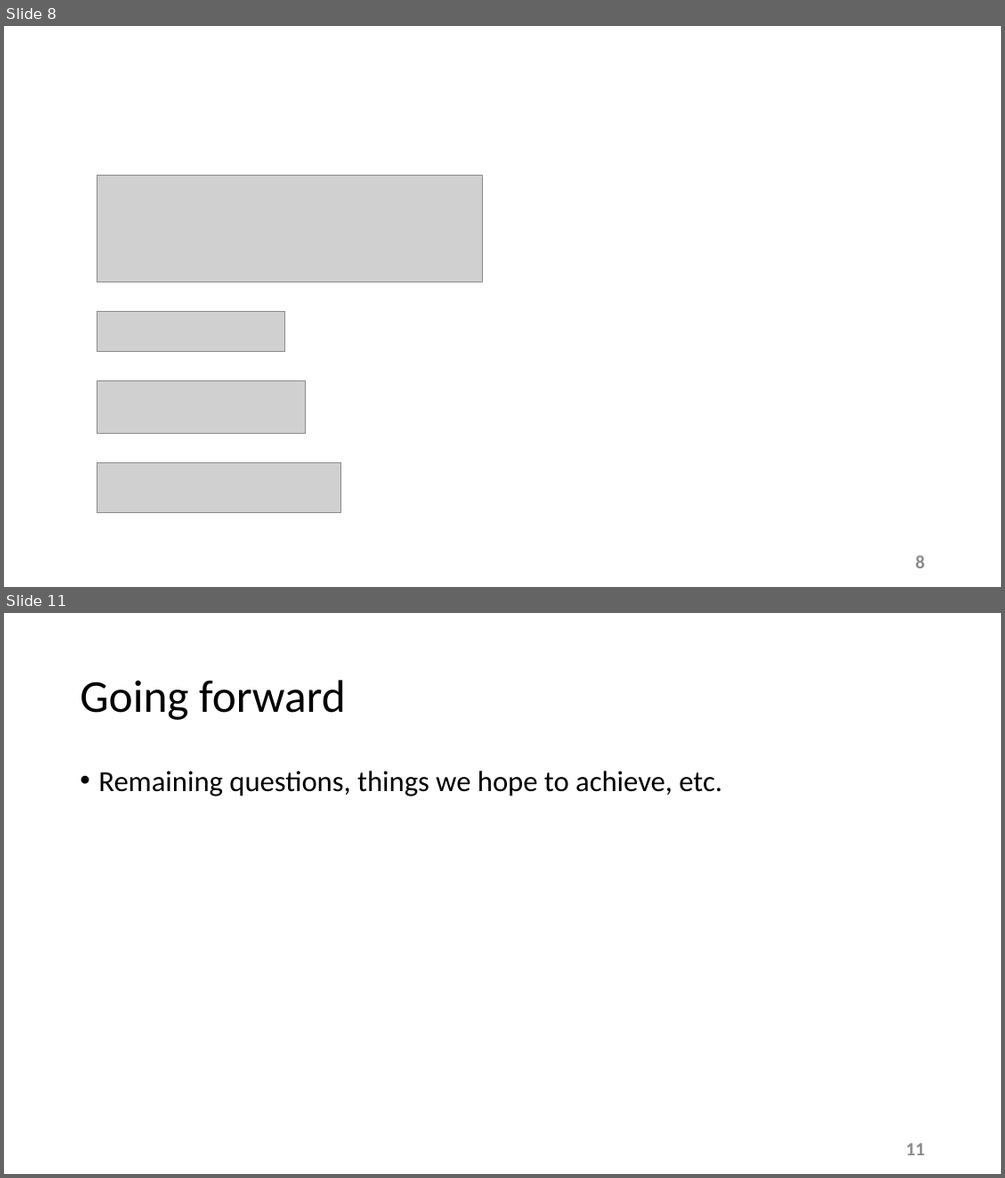
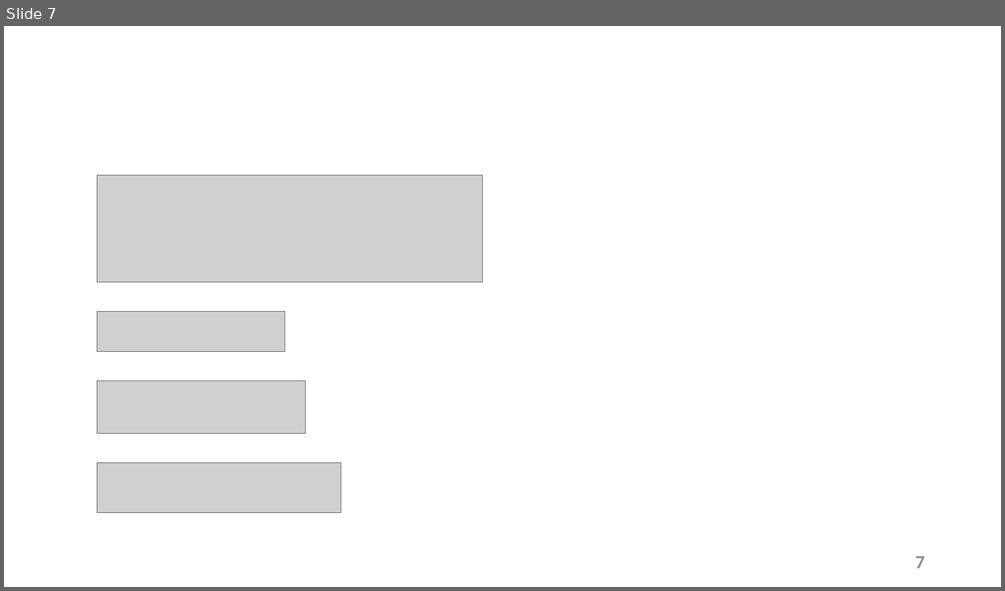
Before and after one commit to esaracin/compressive-sensing-cocktail-party-problem, a slide deck: slide/slides.pptx. Shown one above the other, each under a label of ours: slides 8 and 11 before the commit, slide 7 after it; the slides between them are not shown. The pictures are 1005x1178 and 1005x591 pixels, drawn with LibreOffice and Linux fonts; fonts in the diff are those of the drawing; grey boxes stand for pictures; background and template pictures are left out. Boxes give left, top, right and bottom in pixels: in the first picture for what was removed or moved away, otherwise in the second. Text is boxed around its words. In the diff, an @@ line names an element or a change of style, - is before the commit and + after.

```diff
--- a/slide/slides.pptx
+++ b/slide/slides.pptx
@@ slide 11 removed at (x1=4, y1=613, x2=1001, y2=1174), background #FFFFFF @@
@@ title removed at (x1=80, y1=680, x2=346, y2=720) @@
-Going forward
@@ text removed at (x1=98, y1=771, x2=722, y2=796) @@
-• Remaining questions, things we hope to achieve, etc.
@@ page number removed at (x1=906, y1=1143, x2=924, y2=1155) @@
-11
@@ what was slide 8 is now slide 7 @@
@@ page number at (x1=915, y1=556, x2=925, y2=568): text changed @@
-8
+7
```
Also in this commit, not shown: 2 slides changed, 2 slides added, 3 other slides removed.
